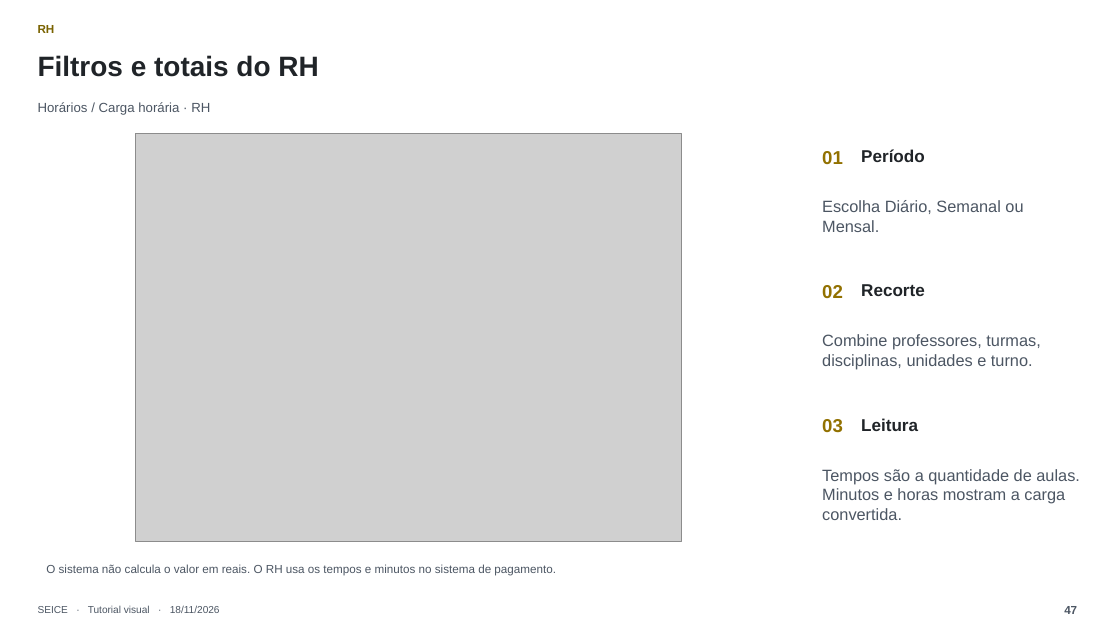
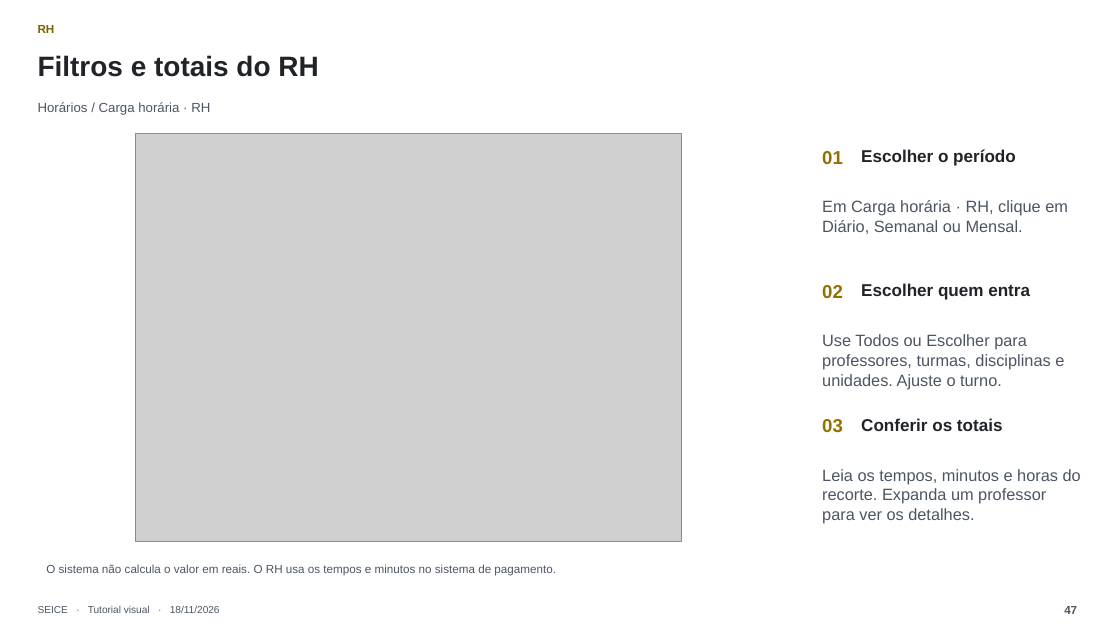
Before and after one commit to joaodorast/seice-horarios, a slide deck: slide 47 of docs/tutorial/SEICE-Tutorial-Completo-2026-11-18.pptx. Drawn at 1120x630 pixels with LibreOffice and Linux fonts; fonts in the diff are those of the drawing; grey boxes stand for pictures. Boxes give left, top, right and bottom in pixels: in the first picture for what was removed or moved away, otherwise in the second. Text is boxed around its words. In the diff, an @@ line names an element or a change of style, - is before the commit and + after.

```diff
--- a/docs/tutorial/SEICE-Tutorial-Completo-2026-11-18.pptx
+++ b/docs/tutorial/SEICE-Tutorial-Completo-2026-11-18.pptx
@@ text at (x1=861, y1=149, x2=1016, y2=166): text changed @@
-Período
+Escolher o período
@@ text at (x1=822, y1=200, x2=1068, y2=234): text changed @@
-Escolha Diário, Semanal ou Mensal.
+Em Carga horária · RH, clique em Diário, Semanal ou Mensal.
@@ text at (x1=861, y1=283, x2=1030, y2=300): text changed @@
-Recorte
+Escolher quem entra
@@ text at (x1=822, y1=334, x2=1064, y2=389): text changed @@
-Combine professores, turmas, disciplinas, unidades e turno.
+Use Todos ou Escolher para professores, turmas, disciplinas e unidades. Ajuste o turno.
@@ text at (x1=861, y1=418, x2=1003, y2=431): text changed @@
-Leitura
+Conferir os totais
@@ text at (x1=822, y1=469, x2=1081, y2=524): text changed @@
-Tempos são a quantidade de aulas. Minutos e horas mostram a carga convertida.
+Leia os tempos, minutos e horas do recorte. Expanda um professor para ver os detalhes.
```
Also in this commit, not shown: 28 other slides changed, 1 slide removed.
